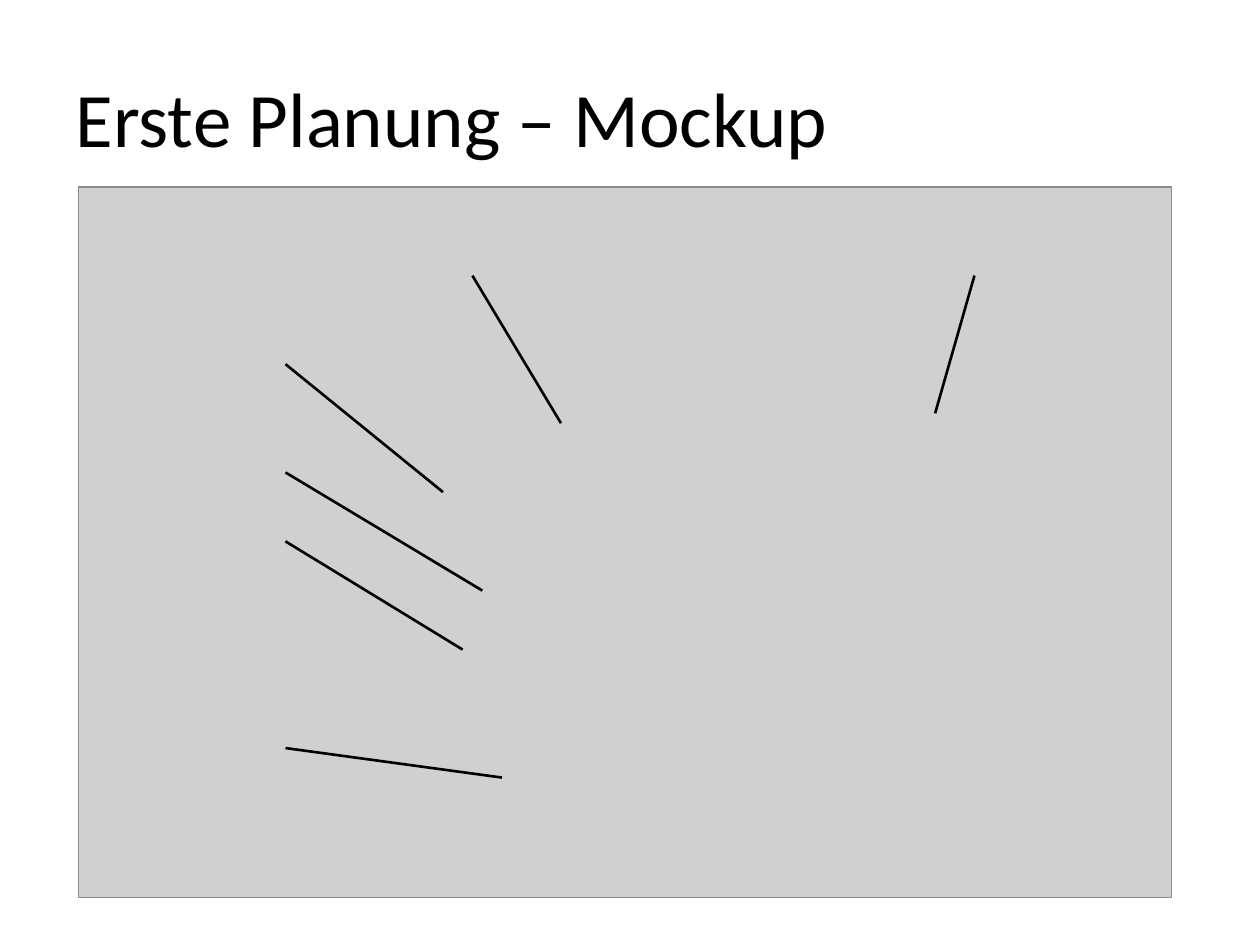
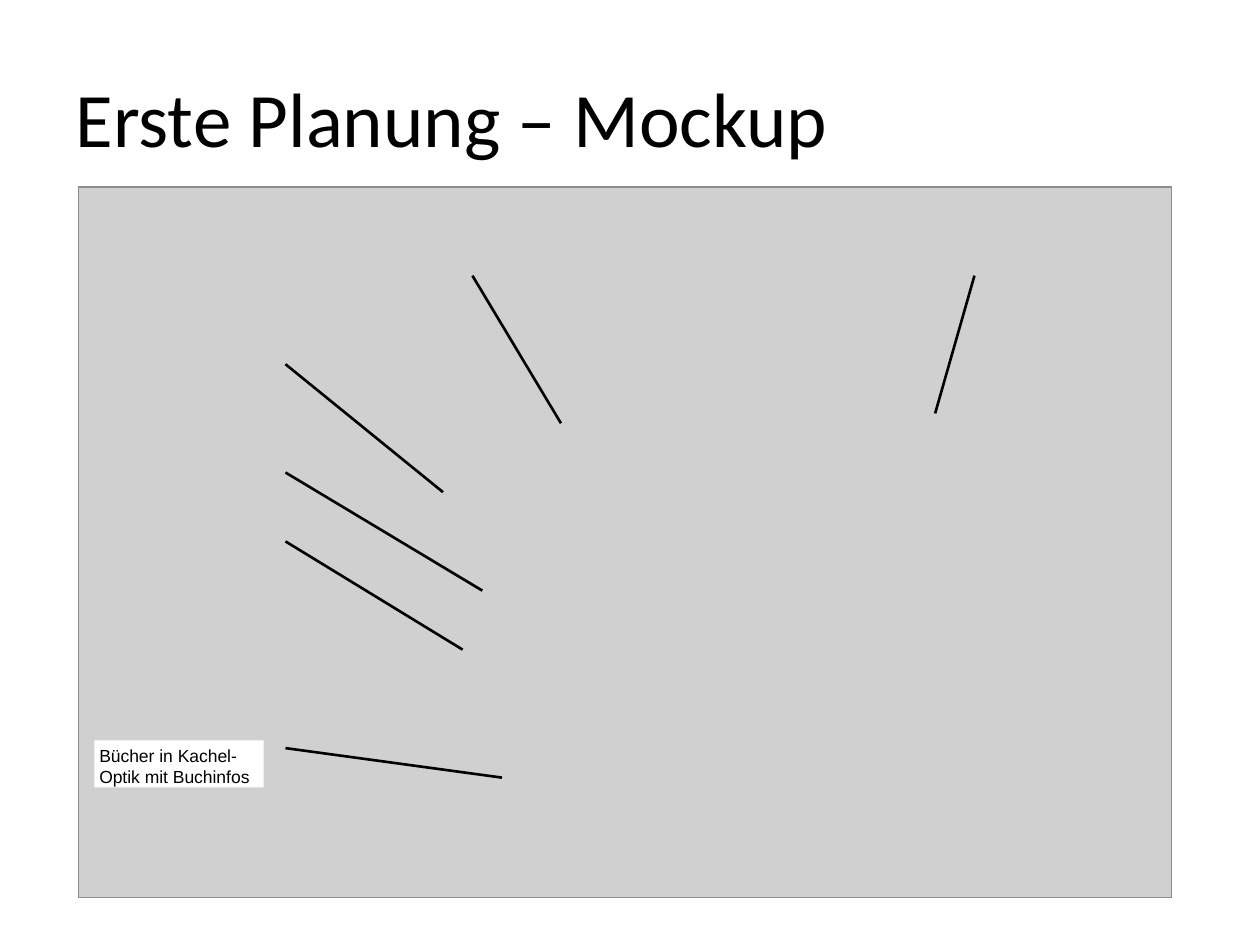
Before and after one commit to toschill/buechern, a slide deck: slide 6 of Präsentation/büchern.de.ppt. Drawn at 1260x945 pixels with LibreOffice and Linux fonts; fonts in the diff are those of the drawing; grey boxes stand for pictures. Boxes give left, top, right and bottom in pixels: in the first picture for what was removed or moved away, otherwise in the second. Text is boxed around its words. In the diff, an @@ line names an element or a change of style, - is before the commit and + after.

Commit message:
Präsentation

```diff
--- a/Präsentation/büchern.de.ppt
+++ b/Präsentation/büchern.de.ppt
@@ rectangle added at [94,741,263,788], fill #FFFFFF, 10 pt, text #000000 @@
+Bücher in Kachel-
+Optik mit Buchinfos
```
Also in this commit, not shown: 1 other file.
